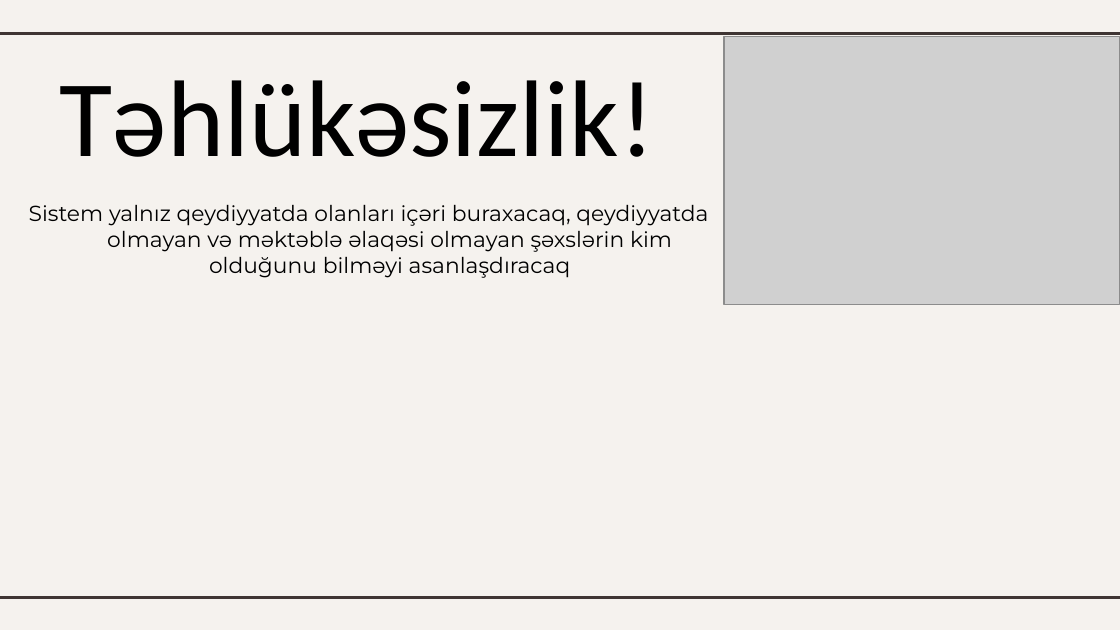
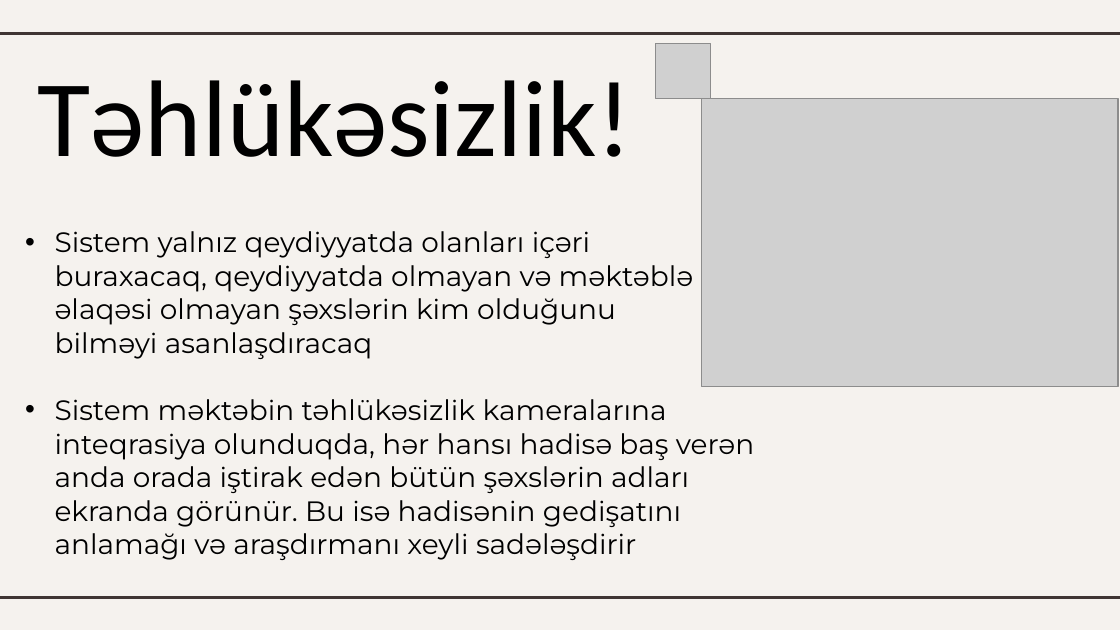
Before and after one commit to DarkinLordz/SmartAttendance, a slide deck: slide 6 of docs/SmartAttendance.pptx. Drawn at 1120x630 pixels with LibreOffice and Linux fonts; fonts in the diff are those of the drawing; grey boxes stand for pictures. Boxes give left, top, right and bottom in pixels: in the first picture for what was removed or moved away, otherwise in the second. Text is boxed around its words. In the diff, an @@ line names an element or a change of style, - is before the commit and + after.

Commit message:
Added presentation

```diff
--- a/docs/SmartAttendance.pptx
+++ b/docs/SmartAttendance.pptx
@@ title "Təhlükəsizlik!": place and size @@
-title "Təhlükəsizlik!" at [60,80,655,157]
+title "Təhlükəsizlik!" at [38,80,633,157]
@@ picture added at [655,44,711,100] @@
@@ picture: place and size @@
-picture at [724,36,1120,305]
+picture at [701,99,1118,386]
@@ subtitle "Sistem yalnız qeydiyyatda olanları içəri ...": place and size @@
-subtitle "Sistem yalnız qeydiyyatda olanları içəri ..." at [29,204,708,278]
+subtitle "Sistem yalnız qeydiyyatda olanları içəri ..." at [55,231,694,359]
@@ subtitle "Sistem yalnız qeydiyyatda olanları içəri ..." at [55,231,694,359]: size 14 to 18 pt; alignment centre to left; bullet none to • @@
@@ text added at [55,399,754,560], 18 pt, text #000000 @@
+• Sistem məktəbin təhlükəsizlik kameralarına inteqrasiya olunduqda, hər hansı hadisə baş verən anda orada iştirak edən bütün şəxslərin adları ekranda görünür. Bu isə hadisənin gedişatını anlamağı və araşdırmanı xeyli sadələşdirir
```
Also in this commit, not shown: 4 other slides changed, 1 slide added.
